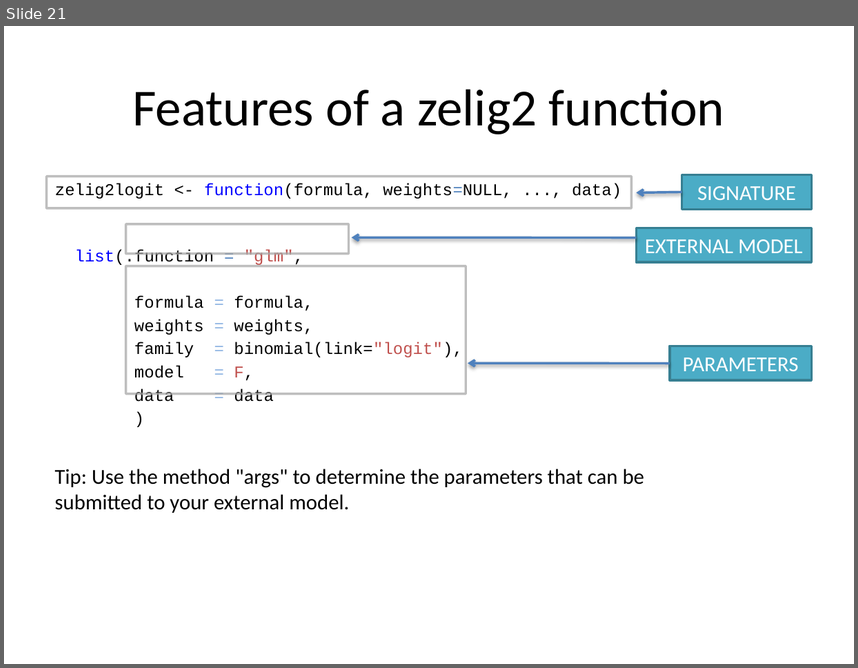
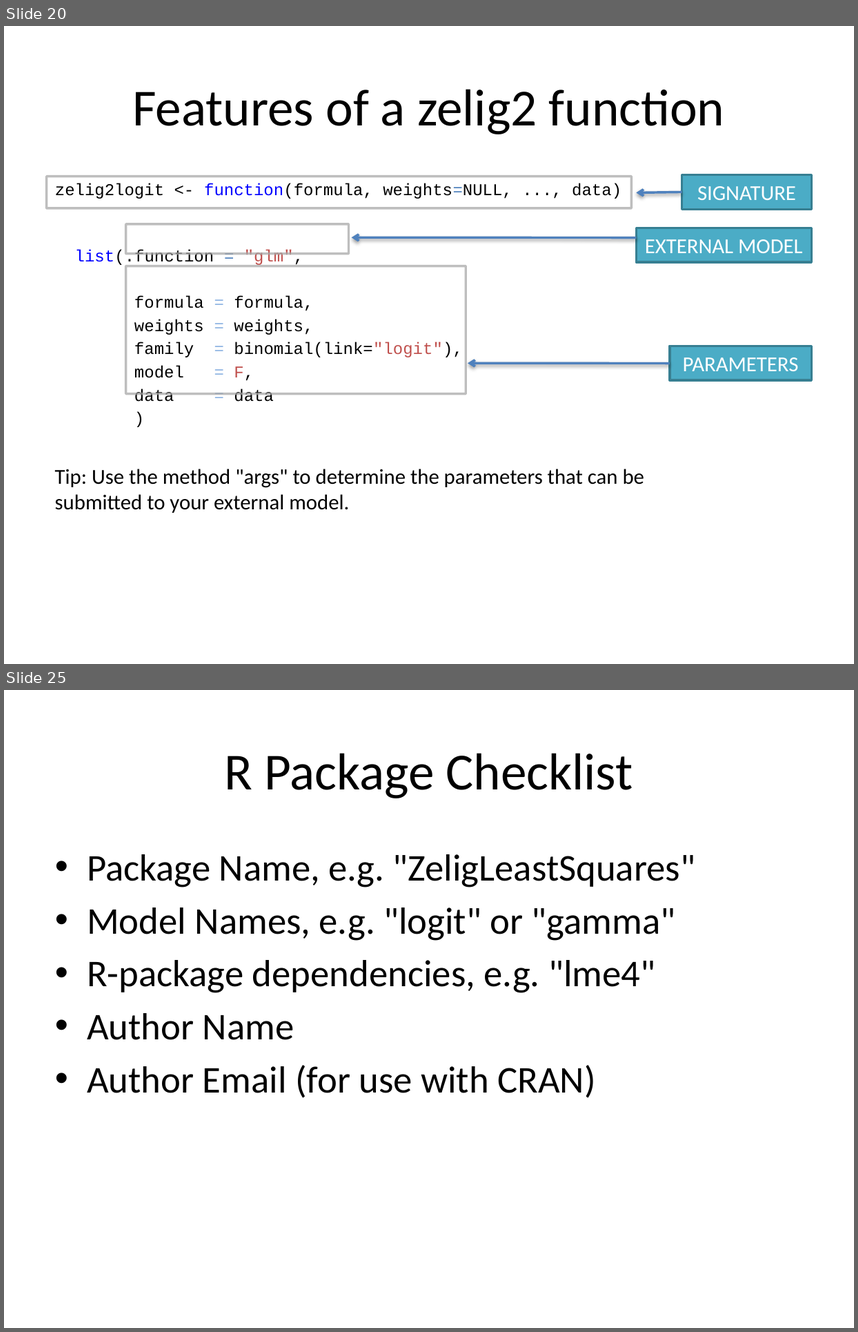
Before and after one commit to IQSS/Zelig4-Documentation, a slide deck: January-Class/Zelig4_zelig2.pptx. Shown one above the other, each under a label of ours: slide 21 before the commit, slides 20 and 25 after it; the slides between them are not shown. The pictures are 858x668 and 858x1332 pixels, drawn with LibreOffice and Linux fonts; fonts in the diff are those of the drawing. Boxes give left, top, right and bottom in pixels: in the first picture for what was removed or moved away, otherwise in the second. Text is boxed around its words. In the diff, an @@ line names an element or a change of style, - is before the commit and + after.

```diff
--- a/January-Class/Zelig4_zelig2.pptx
+++ b/January-Class/Zelig4_zelig2.pptx
@@ slide 25 added at (x1=4, y1=690, x2=854, y2=1328), background #FFFFFF @@
@@ title added at (x1=224, y1=753, x2=633, y2=798), 44 pt, text #000000 @@
+R Package Checklist
@@ text added at (x1=87, y1=854, x2=695, y2=1098), 32 pt, text #000000 @@
+• Package Name, e.g. "ZeligLeastSquares"
+• Model Names, e.g. "logit" or "gamma"
+• R-package dependencies, e.g. "lme4"
+• Author Name
+• Author Email (for use with CRAN)
@@ what was slide 21 is now slide 20 @@
```
Also in this commit, not shown: 5 other slides added, 3 other files.
